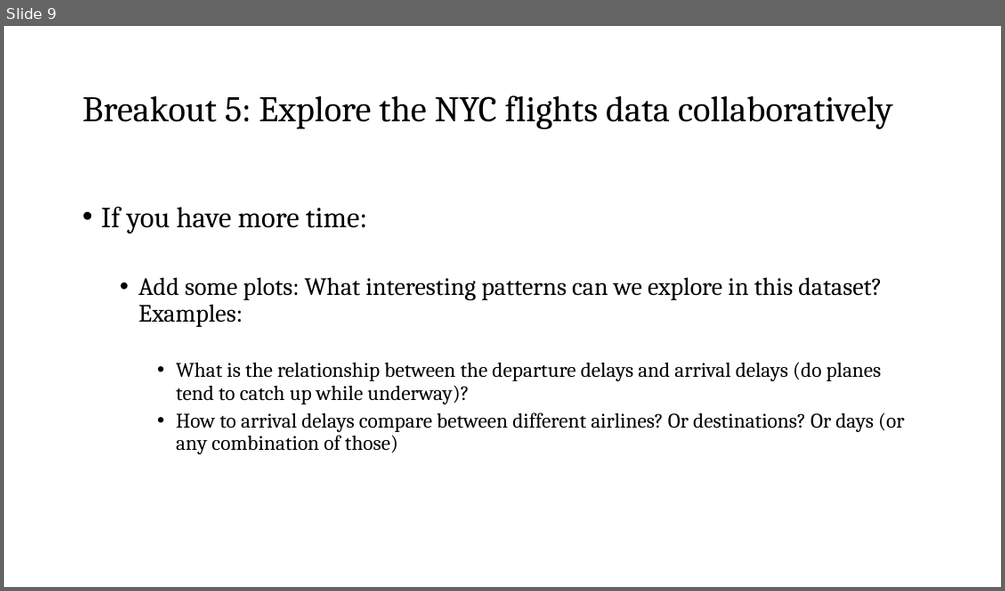
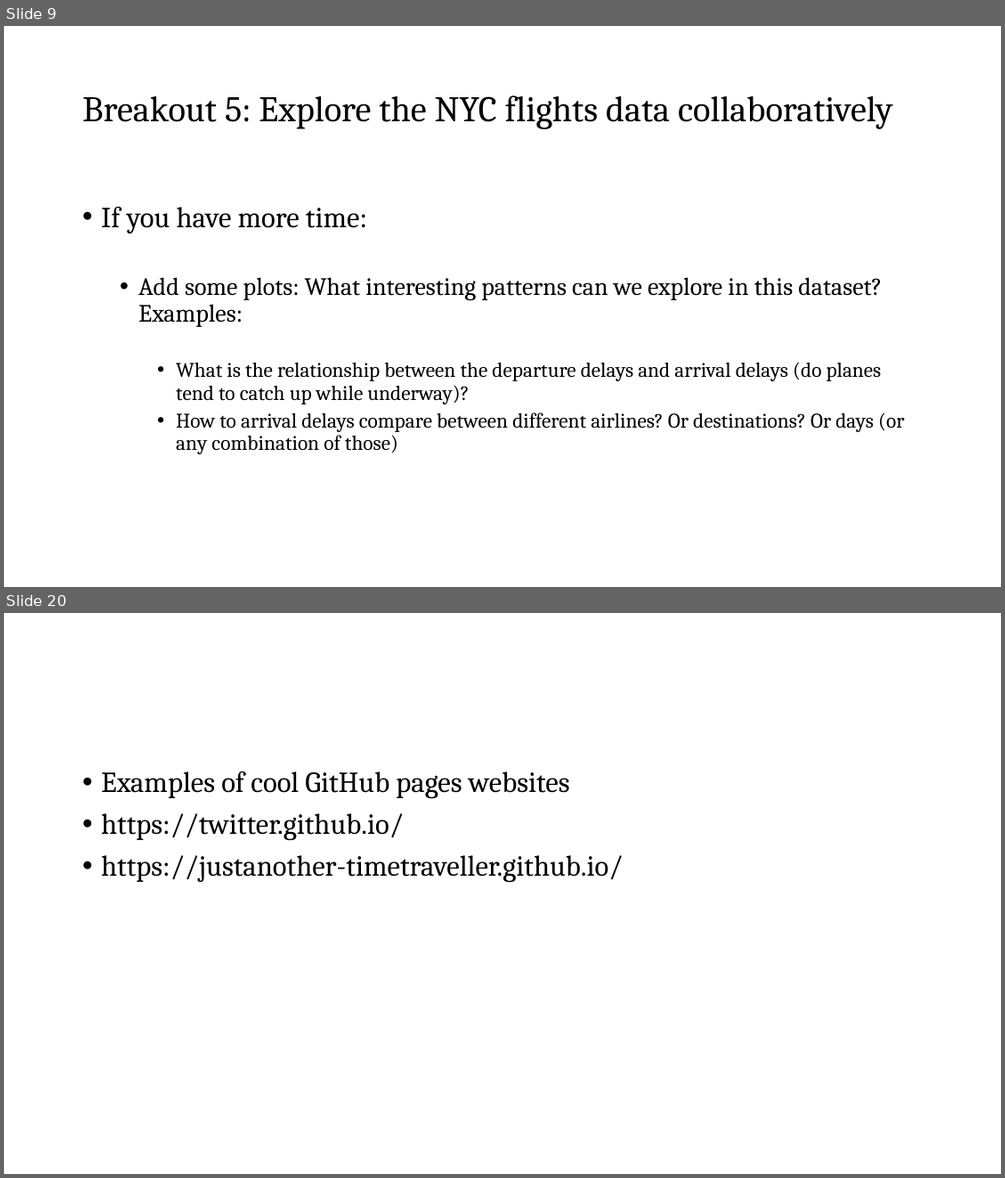
Before and after one commit to nt246/NTRES6940-data-science, a slide deck: slides/Slides_class10.pptx. Shown one above the other, each under a label of ours: slide 9 before the commit, slides 9 and 20 after it; the slides between them are not shown. The pictures are 1005x591 and 1005x1178 pixels, drawn with LibreOffice and Linux fonts; fonts in the diff are those of the drawing. Boxes give left, top, right and bottom in pixels: in the first picture for what was removed or moved away, otherwise in the second. Text is boxed around its words. In the diff, an @@ line names an element or a change of style, - is before the commit and + after.

```diff
--- a/slides/Slides_class10.pptx
+++ b/slides/Slides_class10.pptx
@@ slide 20 added at bbox=[4, 613, 1001, 1174], background #FFFFFF @@
@@ text added at bbox=[101, 771, 623, 882], 21 pt, text #000000 @@
+• Examples of cool GitHub pages websites
+• https://twitter.github.io/
+• https://justanother-timetraveller.github.io/
```
Also in this commit, not shown: 10 other slides added, 2 other files.
